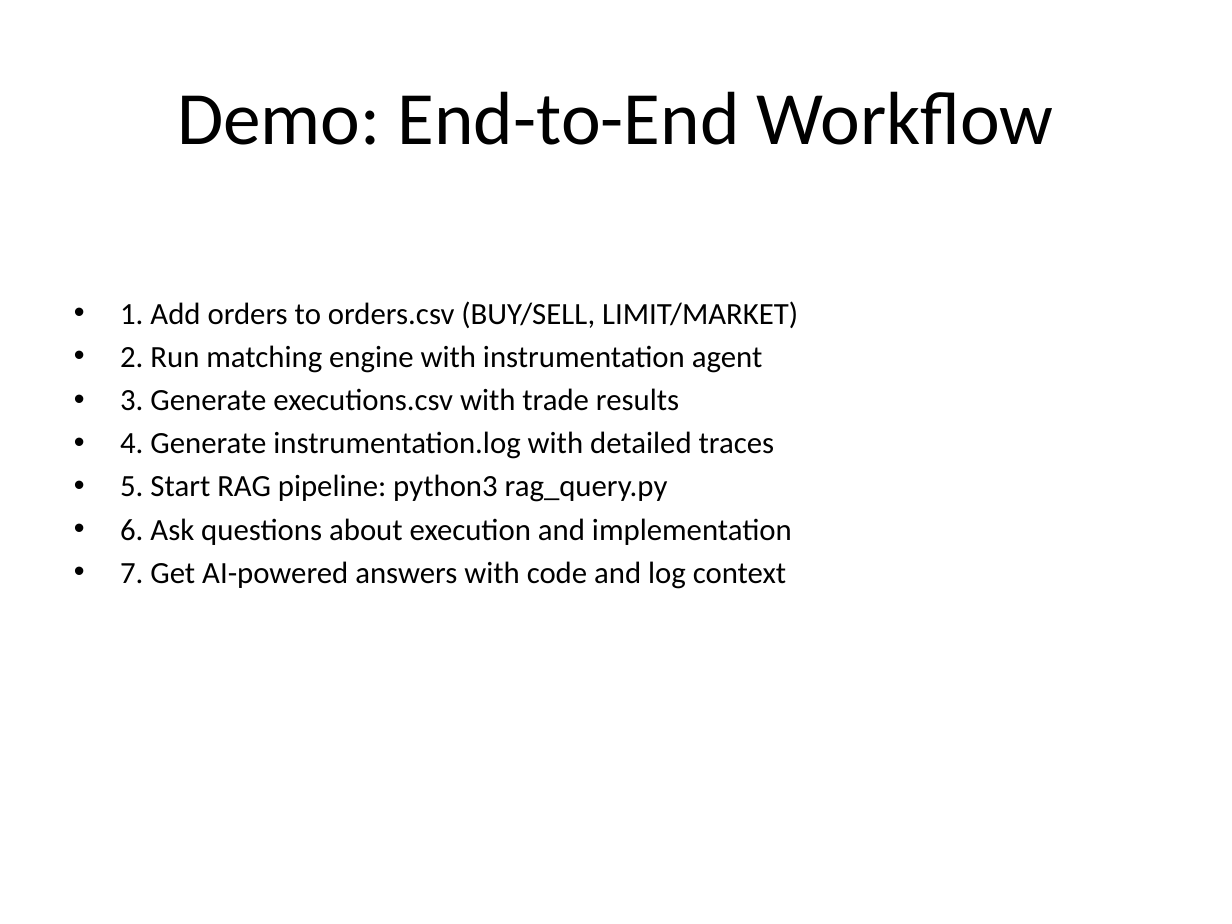
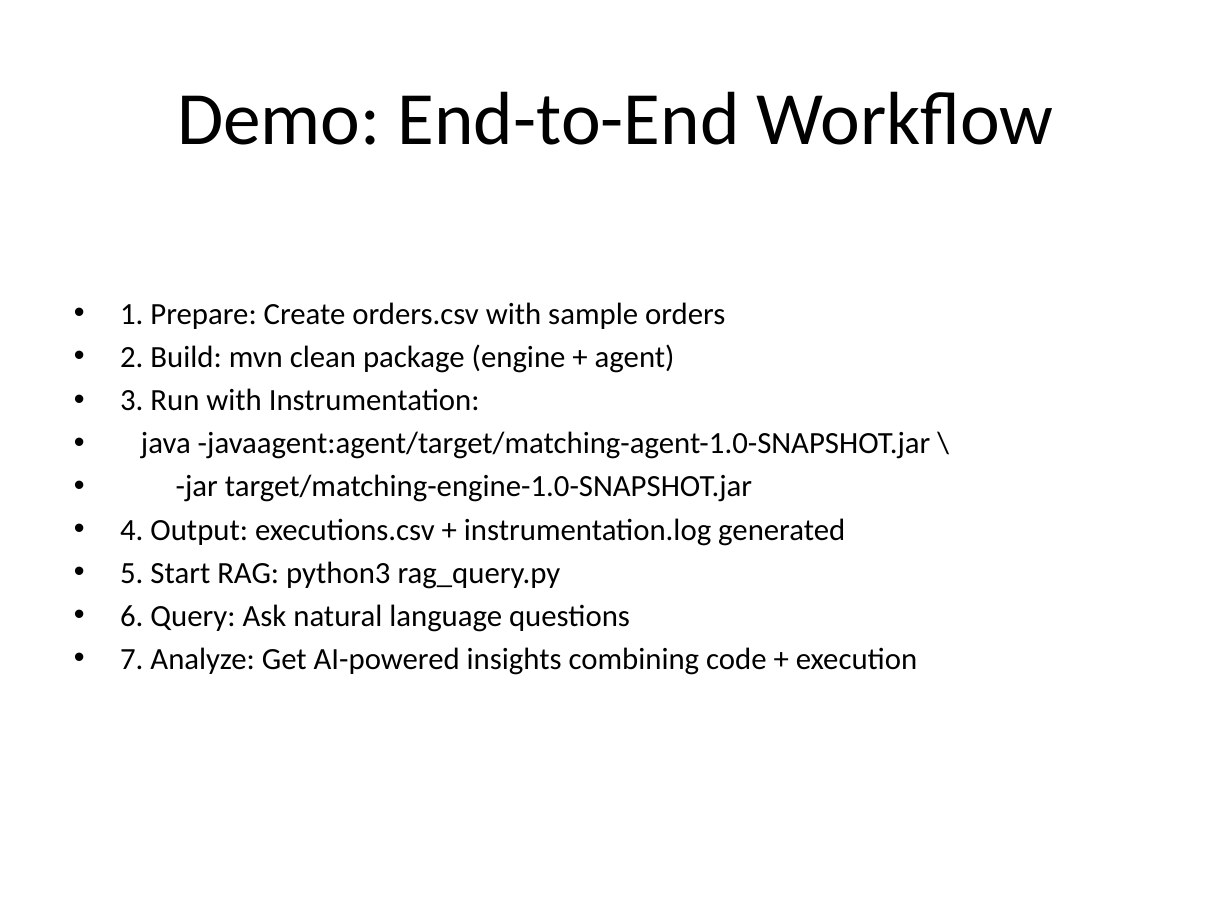
Before and after one commit to spopa01/matching-engine, a slide deck: slide 26 of MatchingEngine_Presentation.pptx (slide 17 before the commit). Drawn at 1232x924 pixels with LibreOffice and Linux fonts; fonts in the diff are those of the drawing. Boxes give left, top, right and bottom in pixels: in the first picture for what was removed or moved away, otherwise in the second. Text is boxed around its words. In the diff, an @@ line names an element or a change of style, - is before the commit and + after.

```diff
--- a/MatchingEngine_Presentation.pptx
+++ b/MatchingEngine_Presentation.pptx
@@ text at <box>120,302,931,675</box>: text changed @@
-• 1. Add orders to orders.csv (BUY/SELL, LIMIT/MARKET)
-• 2. Run matching engine with instrumentation agent
-• 3. Generate executions.csv with trade results
-• 4. Generate instrumentation.log with detailed traces
-• 5. Start RAG pipeline: python3 rag_query.py
-• 6. Ask questions about execution and implementation
-• 7. Get AI-powered answers with code and log context
+• 1. Prepare: Create orders.csv with sample orders
+• 2. Build: mvn clean package (engine + agent)
+• 3. Run with Instrumentation:
+• java -javaagent:agent/target/matching-agent-1.0-SNAPSHOT.jar \
+• -jar target/matching-engine-1.0-SNAPSHOT.jar
+• 4. Output: executions.csv + instrumentation.log generated
+• 5. Start RAG: python3 rag_query.py
+• 6. Query: Ask natural language questions
+• 7. Analyze: Get AI-powered insights combining code + execution
```
Also in this commit, not shown: 9 other slides changed, 10 slides added, 2 slides removed, 1 other file.
